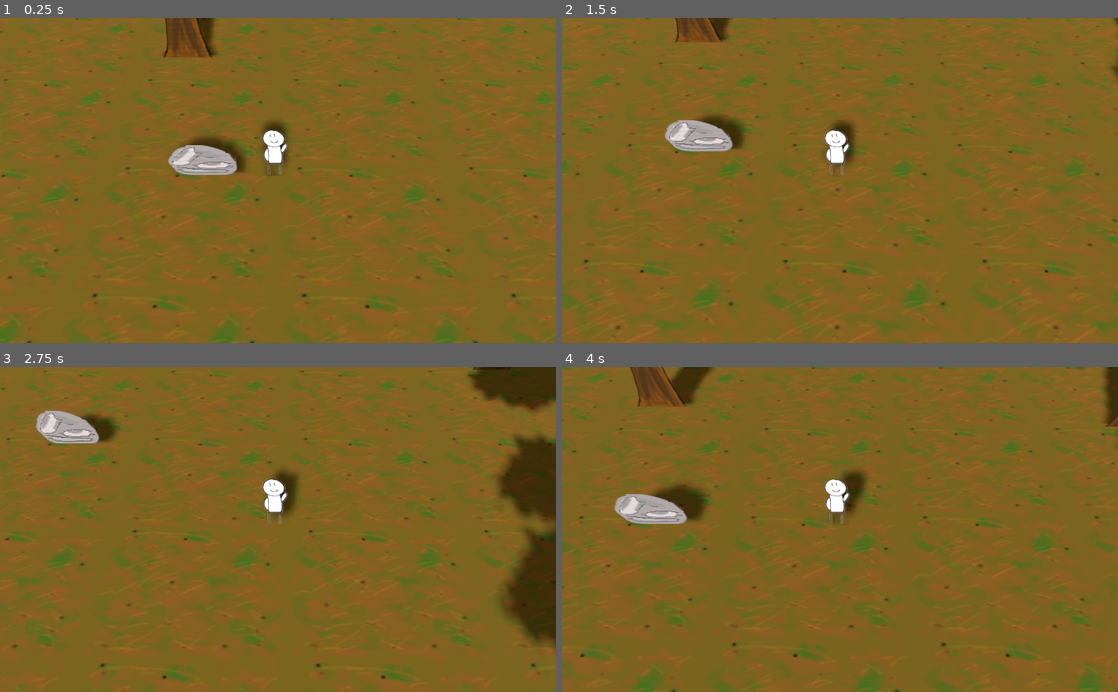
Above: before the commit, frames 1-4 (two rows, left to right).
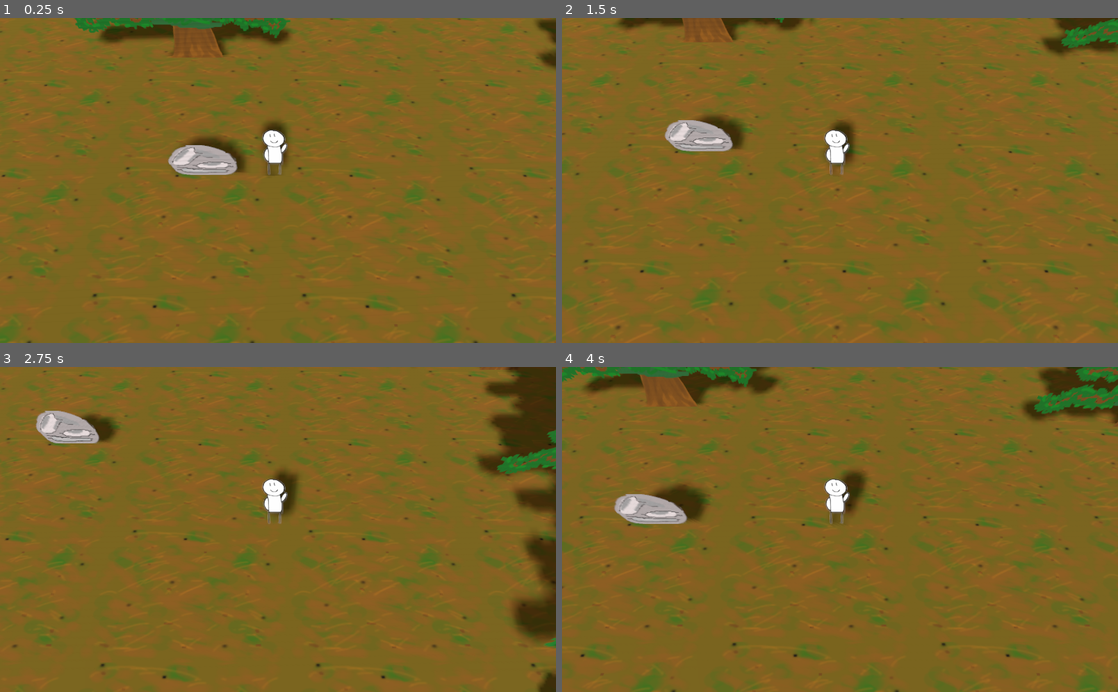
Above: after the commit, the same moments.

Repository: Schoperation/AllTheStarsAtNight
Game: Godot game, scene res://world/World.tscn
The game is run twice, just before and just after one commit, with the same random seed, the same clock (stepped at 60 frames per second) and the same inputs.
Inputs:
- Up to frame 1 (0.25 s): no input
- Up to frame 2 (1.5 s): tap Enter at 0.5 s; hold D (move_right) 0.53-1.28 s; hold S (move_down) from 1.28 s (still down)
- Up to frame 3 (2.75 s): release S (move_down) at 2.03 s; hold D (move_right) from 2.03 s (still down)
- Up to frame 4 (4 s): release D (move_right) at 2.78 s; hold W (move_up) 2.78-3.53 s; hold A (move_left) from 3.53 s (still down)

The runs differ from the first frame. In frame 1, 3.0% of the frame differs, in the area x 13-100%, y 0-16%; in frame 2, 2.4%; in frame 3, 4.6%; in frame 4, 4.7%, in the area x 0-100%, y 0-19%.

Commit message:
Added new trees

Diff:
--- a/environment/Tree.tscn
+++ b/environment/Tree.tscn
@@ -1,6 +1,8 @@
-[gd_scene load_steps=4 format=2]
+[gd_scene load_steps=6 format=2]
 
 [ext_resource path="res://assets/tree_proto.png" type="Texture" id=1]
+[ext_resource path="res://assets/pine_tree.png" type="Texture" id=2]
+[ext_resource path="res://assets/pine_tree_2.png" type="Texture" id=3]
 
 [sub_resource type="BoxShape" id=1]
 extents = Vector3( 2.96161, 3.35155, 1 )
@@ -10,6 +12,16 @@
 "frames": [ ExtResource( 1 ) ],
 "loop": true,
 "name": "default",
+"speed": 5.0
+}, {
+"frames": [ ExtResource( 2 ) ],
+"loop": true,
+"name": "pine",
+"speed": 5.0
+}, {
+"frames": [ ExtResource( 3 ) ],
+"loop": true,
+"name": "pine_2",
 "speed": 5.0
 } ]
 
@@ -25,3 +37,4 @@
 shaded = true
 alpha_cut = 2
 frames = SubResource( 2 )
+animation = "pine_2"
--- a/player/Player.tscn
+++ b/player/Player.tscn
@@ -4,7 +4,7 @@
 [ext_resource path="res://player/PlayerMovement.gd" type="Script" id=2]
 
 [sub_resource type="BoxShape" id=1]
-extents = Vector3( 1.07322, 2.76827, 1 )
+extents = Vector3( 1.07322, 2.76827, 0.689479 )
 
 [sub_resource type="SpriteFrames" id=2]
 animations = [ {
@@ -19,6 +19,7 @@
 script = ExtResource( 2 )
 
 [node name="CollisionShape" type="CollisionShape" parent="."]
+transform = Transform( 1, 0, 0, 0, 1, 0, 0, 0, 1, 0, 0, 0.182818 )
 shape = SubResource( 1 )
 
 [node name="AnimatedSprite3D" type="AnimatedSprite3D" parent="."]
Binary file added: assets/pine_tree.png
Not shown, added: assets/pine_tree.png.import
Binary file added: assets/pine_tree_2.png
Not shown, added: assets/pine_tree_2.png.import
Not shown: 2 places in world/World.tscn that only renumber resources
Not shown, added: assets/Pine_Tree.xcf
Not shown, added: assets/Pine_Tree_2.xcf
